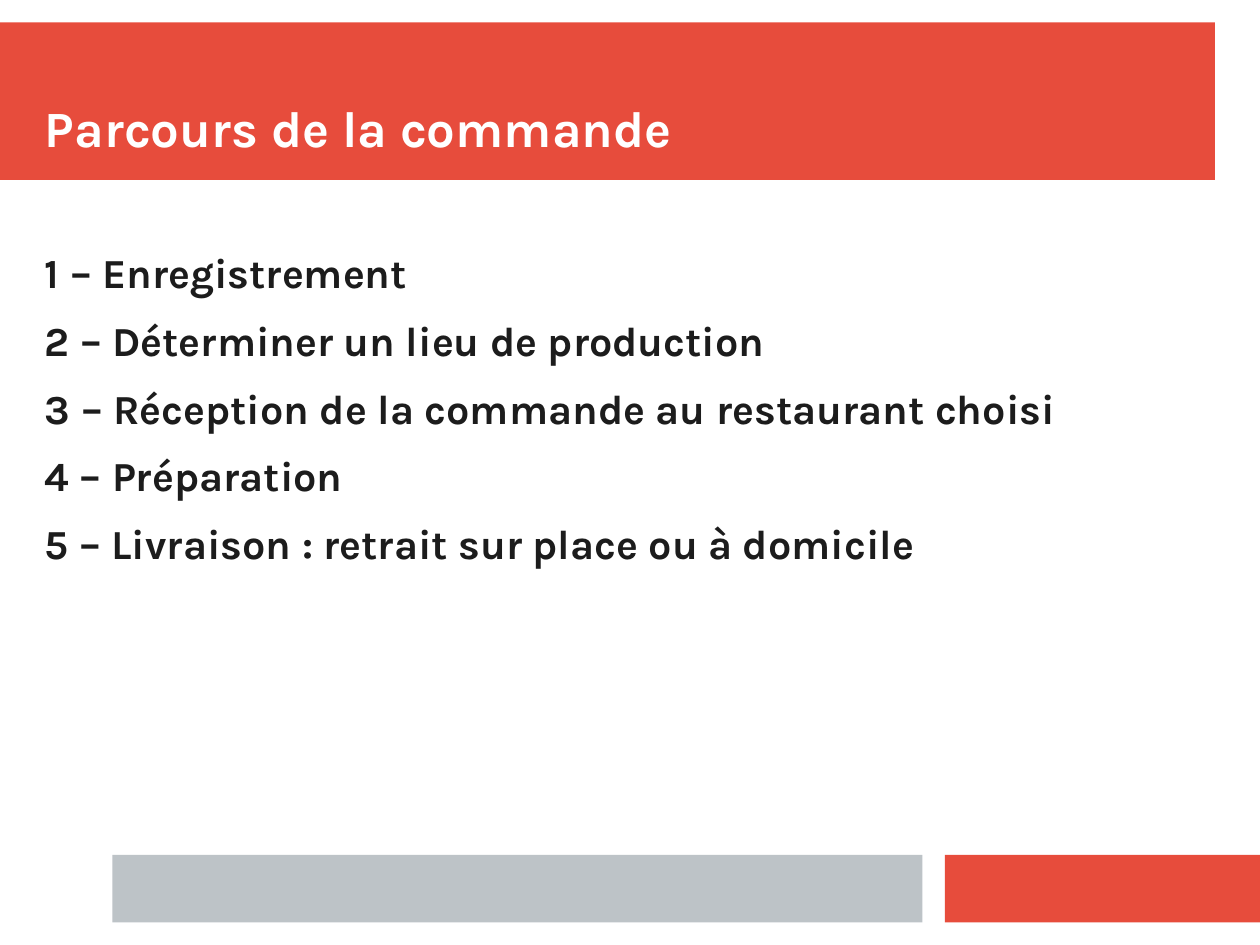
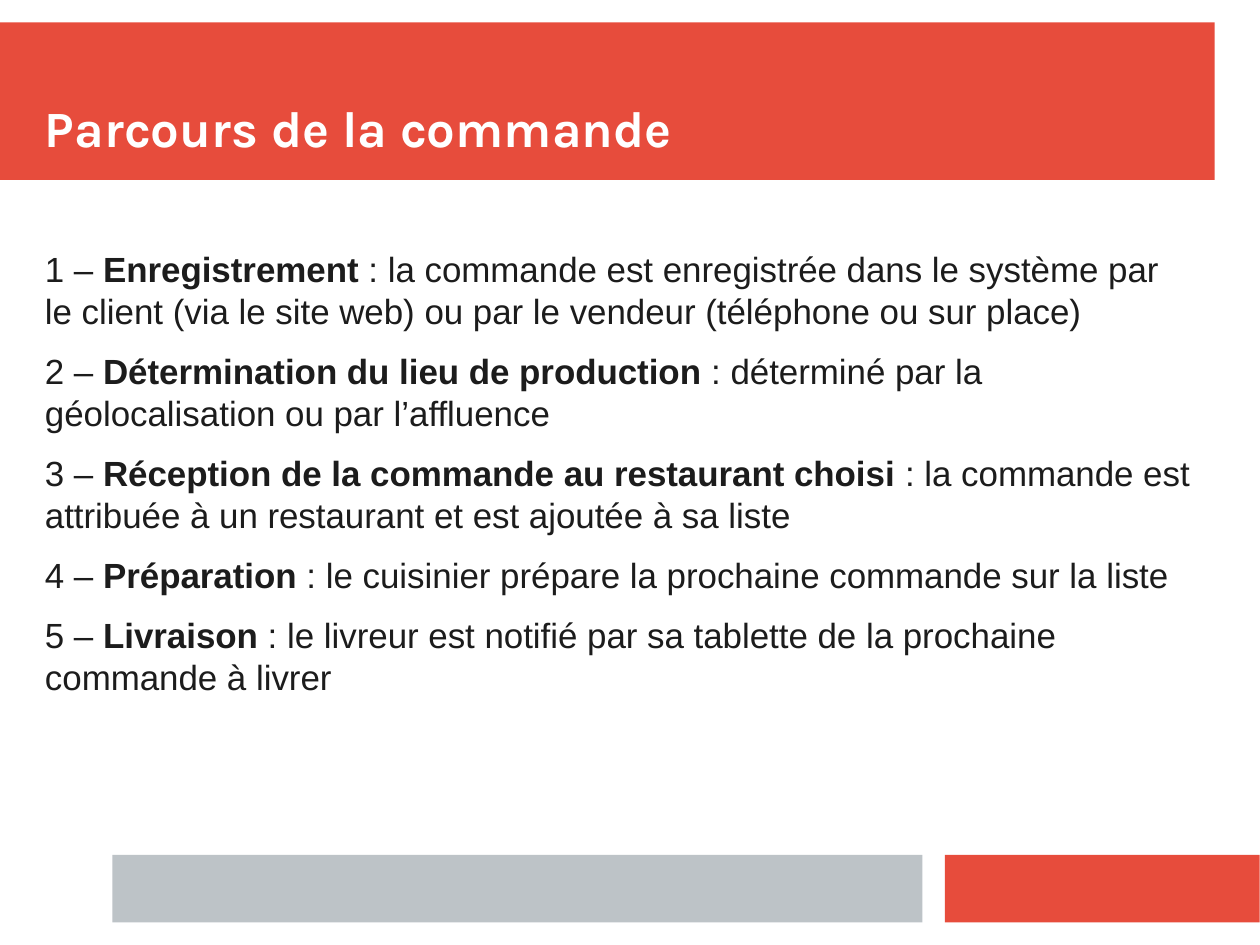
Before and after one commit to clemenceclaireR/spec_fonctionnelles_restaurant, a slide deck: slide 6 of diapo_presentation_solution.pptx. Drawn at 1260x945 pixels with LibreOffice and Linux fonts; fonts in the diff are those of the drawing. Boxes give left, top, right and bottom in pixels: in the first picture for what was removed or moved away, otherwise in the second. Text is boxed around its words. In the diff, an @@ line names an element or a change of style, - is before the commit and + after.

```diff
--- a/diapo_presentation_solution.pptx
+++ b/diapo_presentation_solution.pptx
@@ text at bbox=[45, 256, 1189, 691]: text changed; size 26 to 22 pt; font Karla to Arial; bold off @@
-1 – Enregistrement
-2 – Déterminer un lieu de production
-3 – Réception de la commande au restaurant choisi
-4 – Préparation
-5 – Livraison : retrait sur place ou à domicile
+1 – Enregistrement : la commande est enregistrée dans le système par le client (via le site web) ou par le vendeur (téléphone ou sur place)
+2 – Détermination du lieu de production : déterminé par la géolocalisation ou par l’affluence
+3 – Réception de la commande au restaurant choisi : la commande est attribuée à un restaurant et est ajoutée à sa liste
+4 – Préparation : le cuisinier prépare la prochaine commande sur la liste
+5 – Livraison : le livreur est notifié par sa tablette de la prochaine commande à livrer
```
Also in this commit, not shown: 6 other slides changed, 1 slide added.
